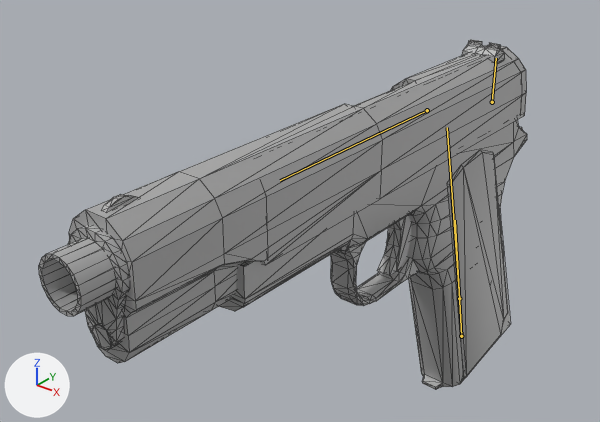
The Blender file Breakout From Ackers/Assets/Animations/M1911/M1911 Shoot.blend, before and after one commit.
One viewpoint serves both versions: a 50 mm lens placed at (0.157, -0.322, 0.222), pointed at (-0.027, -0.092, 0.079). Every picture has the same lights, and +X, +Y and +Z are marked at lower left. Both versions are drawn at frame 3 of the action 'HammerAction'; the numbers are the values there. The bones that bend it are drawn over the model as lines. Mesh edges are drawn as thin lines.

In view in the first picture: 'Body', 'Slider.001', 'Trigger'.
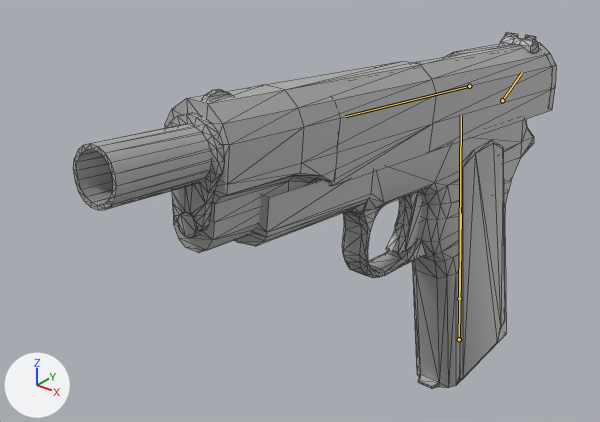
Changed parts and their boxes (x1, y1, x2, y2) in the pictures (600 x 422 px):
'Slider.001', posed (15% narrower, 32% shorter): before (68, 39, 526, 363); after (165, 32, 556, 253)
'Body', posed: before (39, 120, 527, 390); after (73, 119, 534, 389)
'Trigger', posed (9% wider): before (378, 215, 411, 276); after (386, 192, 422, 254)
bone 'Bone', root to tip: before (492, 102) to (496, 58); after (502, 100) to (522, 72)
bone 'Bone', root to tip: before (459, 298) to (447, 127); after (459, 298) to (461, 115)
bone 'Bone', root to tip: before (427, 110) to (280, 180); after (469, 86) to (345, 116)

The change, as a diff of the scene's bpy script:
```diff
--- a/Breakout From Ackers/Assets/Animations/M1911/M1911 Shoot.blend.py
+++ b/Breakout From Ackers/Assets/Animations/M1911/M1911 Shoot.blend.py
@@ bone_bone @@
 bone_bone = bpy.data.objects['Hammer'].pose.bones['Bone']
-bone_bone.rotation_quaternion = (0.974, -0.098, 0.0, 0.0)  # degrees (-11, 0, 0)
+bone_bone.rotation_quaternion = (0.821, -0.571, 0.0, 0.0)  # degrees (-70, 0, 0)
@@ bone_bone_ @@
 bone_bone_ = bpy.data.objects['M1911'].pose.bones['Bone']
-bone_bone_.rotation_quaternion = (1.0, -0.005, 0.0, 0.0)  # degrees (-1, 0, 0)
+bone_bone_.rotation_quaternion = (0.997, -0.062, 0.0, 0.0)  # degrees (-7, 0, 0)
@@ bone_bone__ @@
 bone_bone__ = bpy.data.objects['Slider'].pose.bones['Bone']
-bone_bone__.location = (0.0, -0.089, 0.0)
+bone_bone__.location = (0.0, -0.331, 0.0)
```
